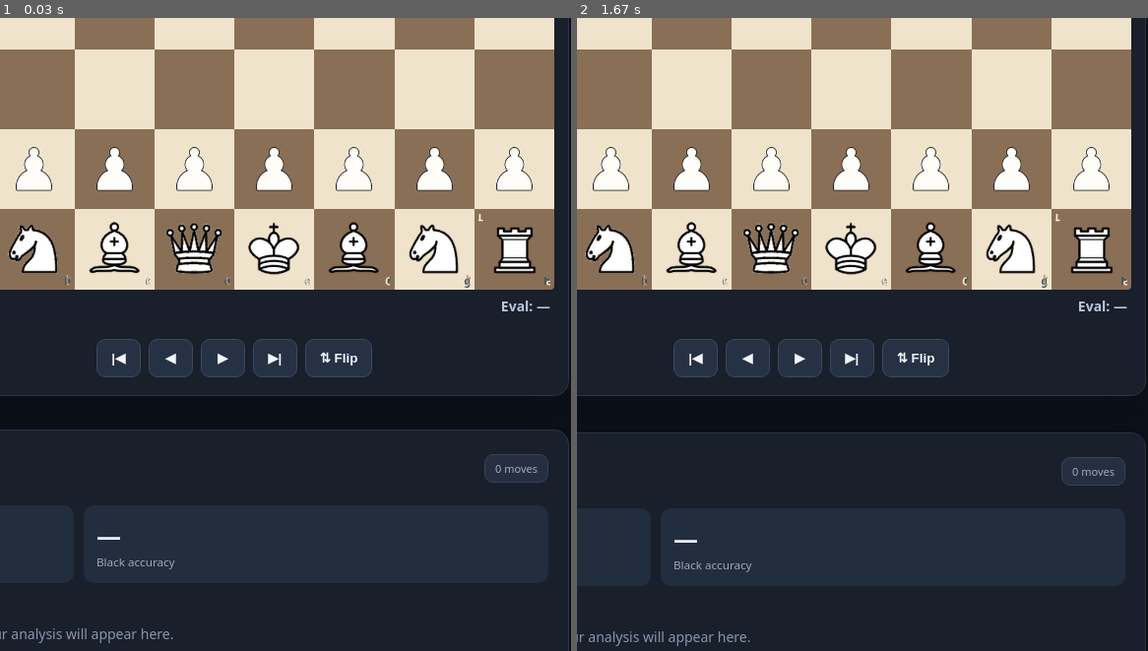
Above: before the commit, frames 1-2 (left to right).
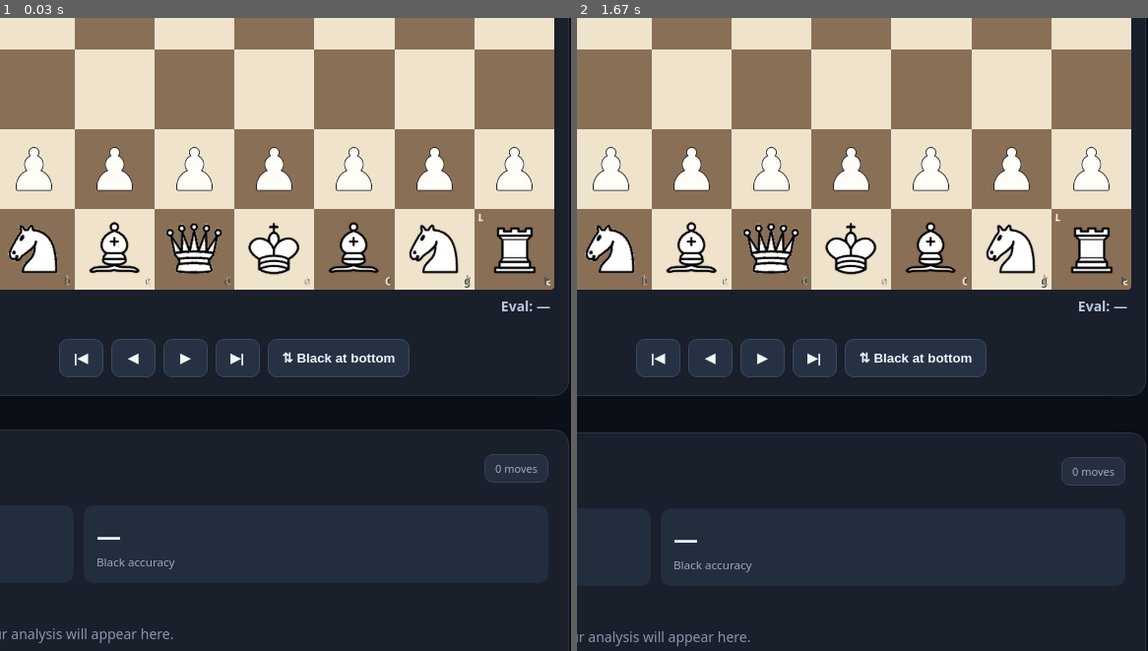
Above: after the commit, the same moments.

Repository: RBCOSMOS/chess-review
Game: browser game, page index.html
Same seed, same stepped clock (60 frames per second), same inputs: the game is played once before the commit and once after it.
Inputs (mouse positions are % of the whole screen's width and height, from its top left):
- Up to frame 1 (0.03 s): no input
- Up to frame 2 (1.67 s): click (20, 19) at 0.27 s; type "Alex" at 0.27 s; click "▶ Analyze game" at 0.52 s; click "▶|" at 0.77 s; click (20, 26) at 1.27 s
The pictures show only the part of the screen within x 43-93%, y 50-100%; the shares and areas given below are measured in that part.

The runs differ from the first frame. In frame 1, 2.0% of the frame differs, in the area x 10-72%, y 50-57%; in frame 2, 2.0%.

Commit message:
Update Chess Study website files

Diff:
--- a/app.js
+++ b/app.js
@@ -2,7 +2,7 @@
 'use strict';
 const $=id=>document.getElementById(id);
 const START='rnbqkbnr/pppppppp/8/8/8/8/PPPPPPPP/RNBQKBNR';
-let parsed=null,analysis=null,selected=0,flipped=false,busy=false;
+let parsed=null,analysis=null,selected=0,flipped=localStorage.getItem("chess-board-black-bottom")==="true",busy=false;
 const icons={Brilliant:'brilliant',Great:'great',Best:'best',Excellent:'excellent',Good:'good',Inaccuracy:'inaccuracy',Mistake:'mistake',Blunder:'blunder',Book:'book',Miss:'mistake'};
 const cleanUrl=u=>{const x=new URL(u.trim());if(x.protocol!=='https:'||x.username||x.password||x.search||x.hash)throw Error('Use an HTTPS ngrok URL without a path, query or credentials.');return x.origin;};
 function message(t){$('error').textContent=t||'';}
@@ -22,6 +22,10 @@
   board.append(cell);
  }
  const m=parsed?.moves[selected-1],r=analysis?.moves[selected-1];
+ $('blackName').textContent=flipped?(parsed?.headers.White||'WHITE'):(parsed?.headers.Black||'BLACK');
+ $('whiteName').textContent=flipped?(parsed?.headers.Black||'BLACK'):(parsed?.headers.White||'WHITE');
+ $('flip').textContent=flipped?'⇅ White at bottom':'⇅ Black at bottom';
+ $('flip').setAttribute('aria-label',flipped?'Put White at bottom':'Put Black at bottom');
  $('moveNum').textContent=m?`${Math.ceil(selected/2)}${selected%2?'.':'...'} ${m.san}`:'Starting position';
  $('rating').textContent=r?`${r.label} · ${m.san}`:'Select a move';
  $('explain').textContent=r?.explanation||'Move explanations will appear here after analysis.';
@@ -93,7 +97,7 @@
 $('prev').onclick=()=>{selected=Math.max(0,selected-1);drawBoard();};
 $('next').onclick=()=>{selected=Math.min(parsed?.moves.length||0,selected+1);drawBoard();};
 $('last').onclick=()=>{selected=parsed?.moves.length||0;drawBoard();};
-$('flip').onclick=()=>{flipped=!flipped;drawBoard();};
+$('flip').onclick=()=>{flipped=!flipped;localStorage.setItem('chess-board-black-bottom',String(flipped));drawBoard();};
 document.addEventListener('keydown',e=>{
  if(e.altKey||e.ctrlKey||e.metaKey||e.shiftKey||['INPUT','TEXTAREA'].includes(document.activeElement.tagName)||document.activeElement.isContentEditable)return;
  const n=parsed?.moves.length||0;
--- a/index.html
+++ b/index.html
@@ -2,7 +2,7 @@
 <header><div class="logo">♞ <span>CHESS<span class="accent">STUDY</span></span><small>REVIEW LAB</small></div><div class="header-right"><span id="status" class="status">● Not connected</span><span class="chip">Stockfish · Local PC</span></div></header>
 <main><aside class="left panel"><h2>Engine connection</h2><p class="sub">Connect this GitHub Pages interface to Stockfi …(967 unchanged characters)…
 <section class="center"><div class="summary panel"><div><span class="eyebrow">GAME REVIEW</span><h1 id="match">Your nex …(187 unchanged characters)…
-<div class="boardbox panel"><div class="boardbar"><span id=" …(343 unchanged characters)… n id="last">▶|</button><button id="flip">⇅ Flip</button></div></div></section>
+<div class="boardbox panel"><div class="boardbar"><span id=" …(343 unchanged characters)… n id="last">▶|</button><button id="flip" title="Switch between White and Black at the bottom">⇅ Black at bottom</button></div></div></section>
 <aside class="right panel"><div class="righthead"><h2>Move classifications</h2><span class="chip" id="moveCount">0 move …(1063 unchanged characters)…
 <footer>Independent chess analysis · Inspired by modern chess review dashboards · Not affiliated with Chess.com or LeoChess · Classification labels are estimates</footer>
 <script src="pgn-import.js"></script><script src="app.js?v=69"></script></body></html>
